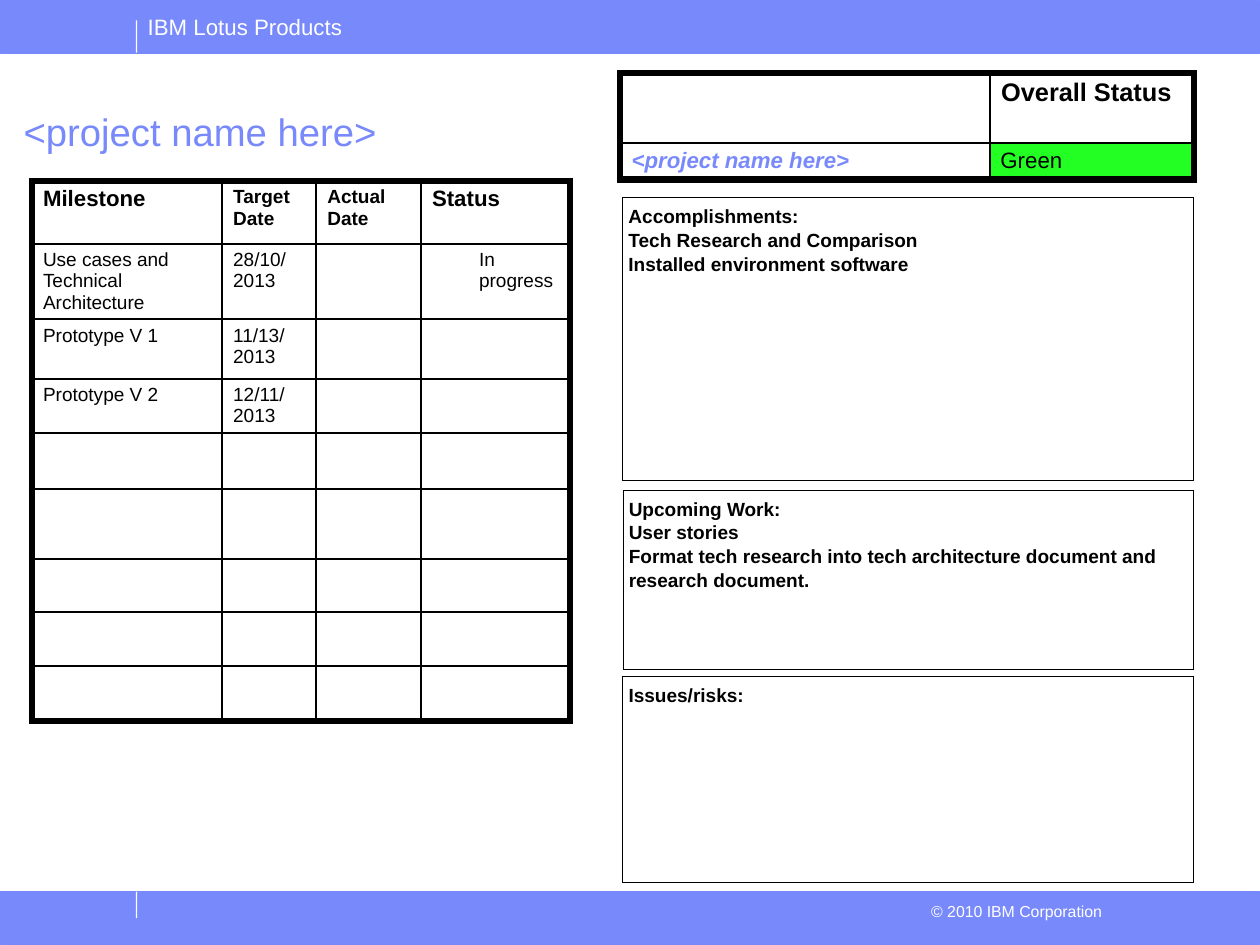
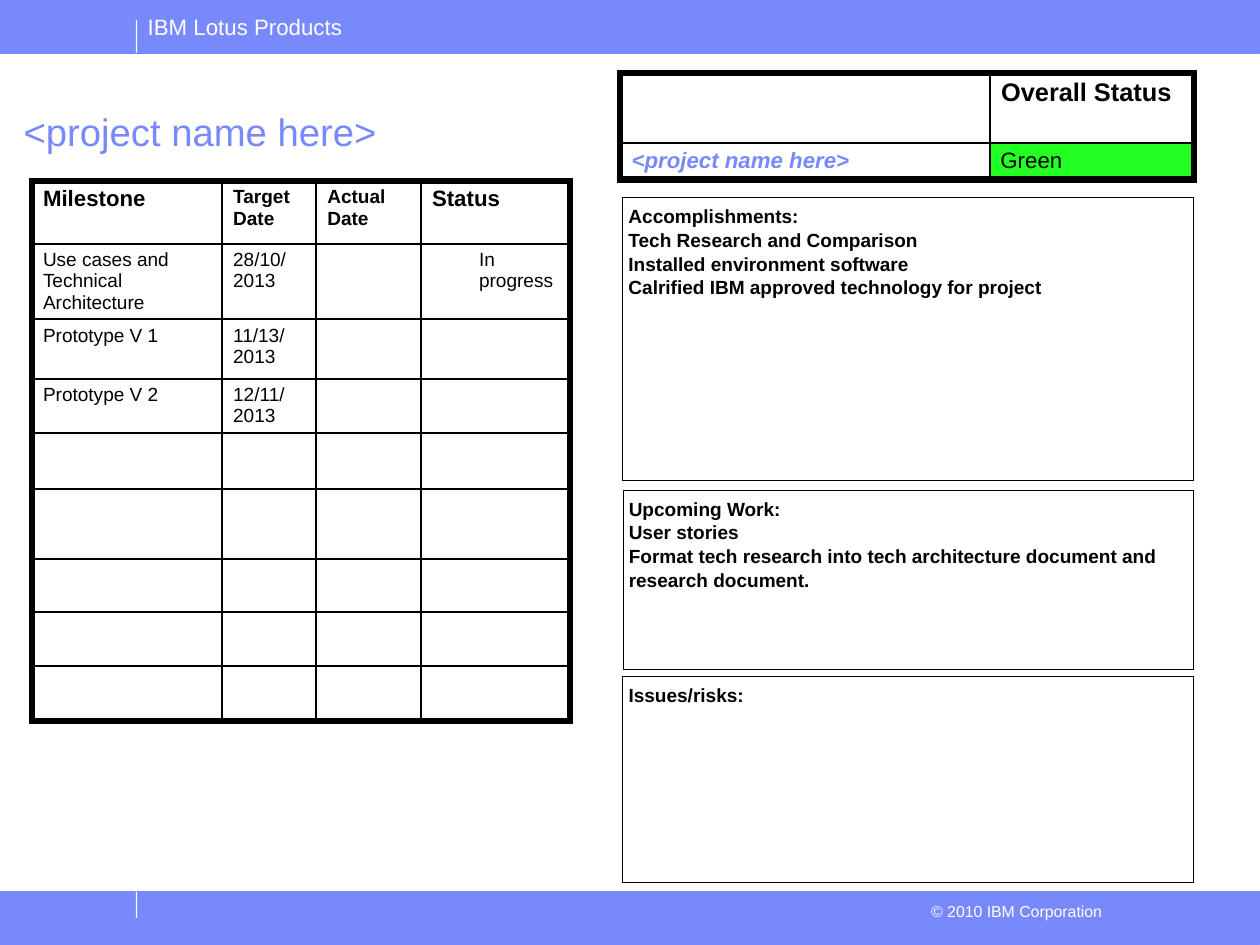
Before and after one commit to smur89/IBM-CD-Dashboard, a slide deck: slide 1 of Documentation/Project Status reports.odp. Drawn at 1260x945 pixels with LibreOffice and Linux fonts; fonts in the diff are those of the drawing; background and template pictures are left out. Boxes give left, top, right and bottom in pixels: in the first picture for what was removed or moved away, otherwise in the second. Text is boxed around its words. In the diff, an @@ line names an element or a change of style, - is before the commit and + after.

```diff
--- a/Documentation/Project Status reports.odp
+++ b/Documentation/Project Status reports.odp
@@ text in rectangle at (628, 280, 1041, 298): paragraph added @@
+Calrified IBM approved technology for project
```
Also in this commit, not shown: 3 other files.
